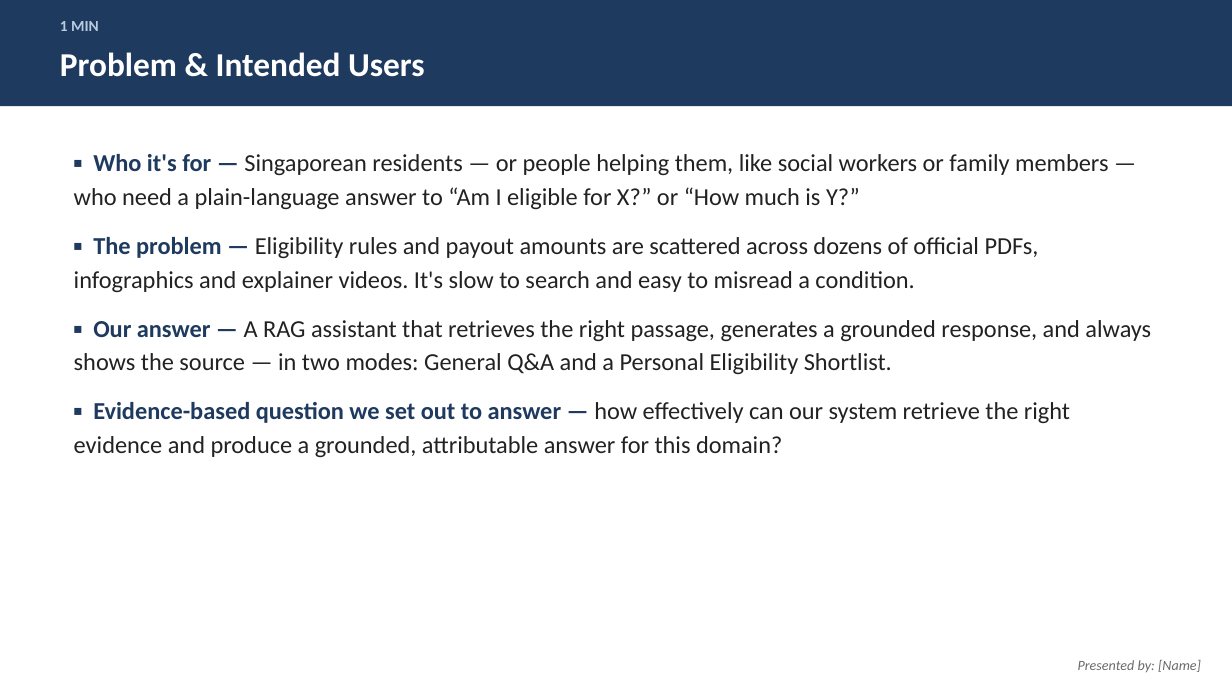
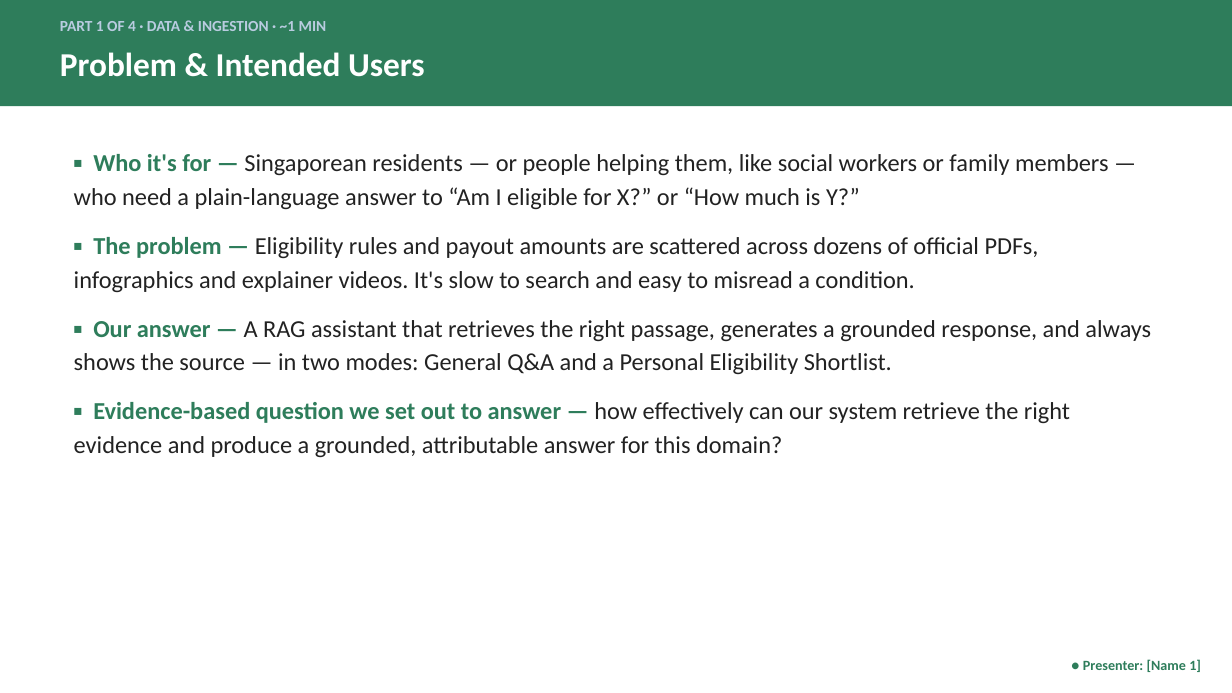
Before and after one commit to hm-base/sg-citizen-financial-assistant, a slide deck: slide 3 of deliverables/Presentation.pptx (slide 2 before the commit). Drawn at 1232x693 pixels with LibreOffice and Linux fonts; fonts in the diff are those of the drawing. Boxes give left, top, right and bottom in pixels: in the first picture for what was removed or moved away, otherwise in the second. Text is boxed around its words. In the diff, an @@ line names an element or a change of style, - is before the commit and + after.

Commit message:
Restructure presentation into 4 presenter parts
Group slides by the same 4 responsibility areas used in the report's
contributions table (Data & Ingestion, Retrieval, Generation &
Application, Evaluation & Testing) so the group can split delivery
across 4 people. Adds a roadmap/agenda slide, splits the combined
retrieval+generation design slide in two, and color-codes each part
with a presenter placeholder.

```diff
--- a/deliverables/Presentation.pptx
+++ b/deliverables/Presentation.pptx
@@ rectangle at (0,0,1232,106): fill #1F3A5F to #2E7D5B @@
@@ text at (60,21,327,31): text changed @@
-1 MIN
+PART 1 OF 4 · DATA & INGESTION · ~1 MIN
@@ text "▪ Who it's for — ..." at (74,154,1151,457): text colour #1F3A5F to #2E7D5B in "▪ Who it's for —", "▪ The problem —", "▪ Our answer —", "▪ Evidence-based question we set out to ..." @@
@@ text at (1083,659,1201,672): text changed; text colour #6B6B6B to #2E7D5B; bold on; italic off @@
-Presented by: [Name]
+● Presenter: [Name 1]
```
Also in this commit, not shown: 10 other slides changed, 2 slides added.
